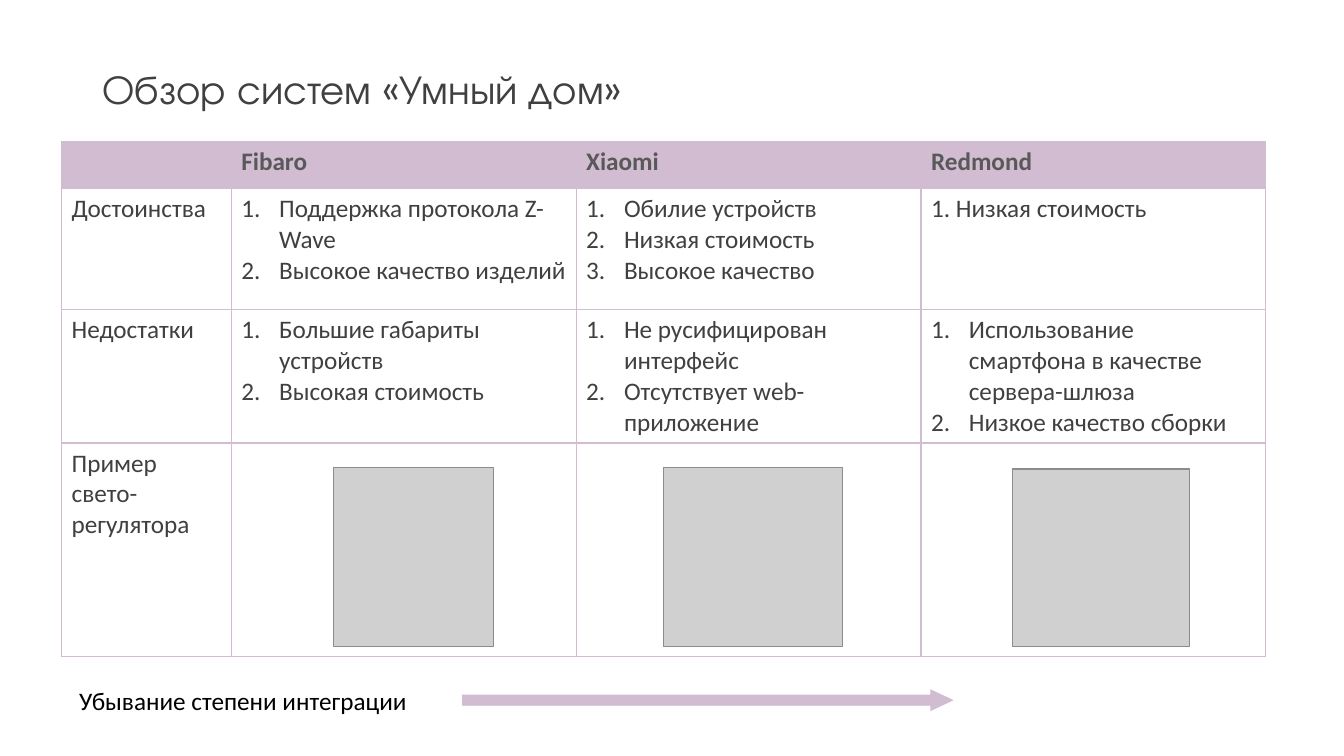
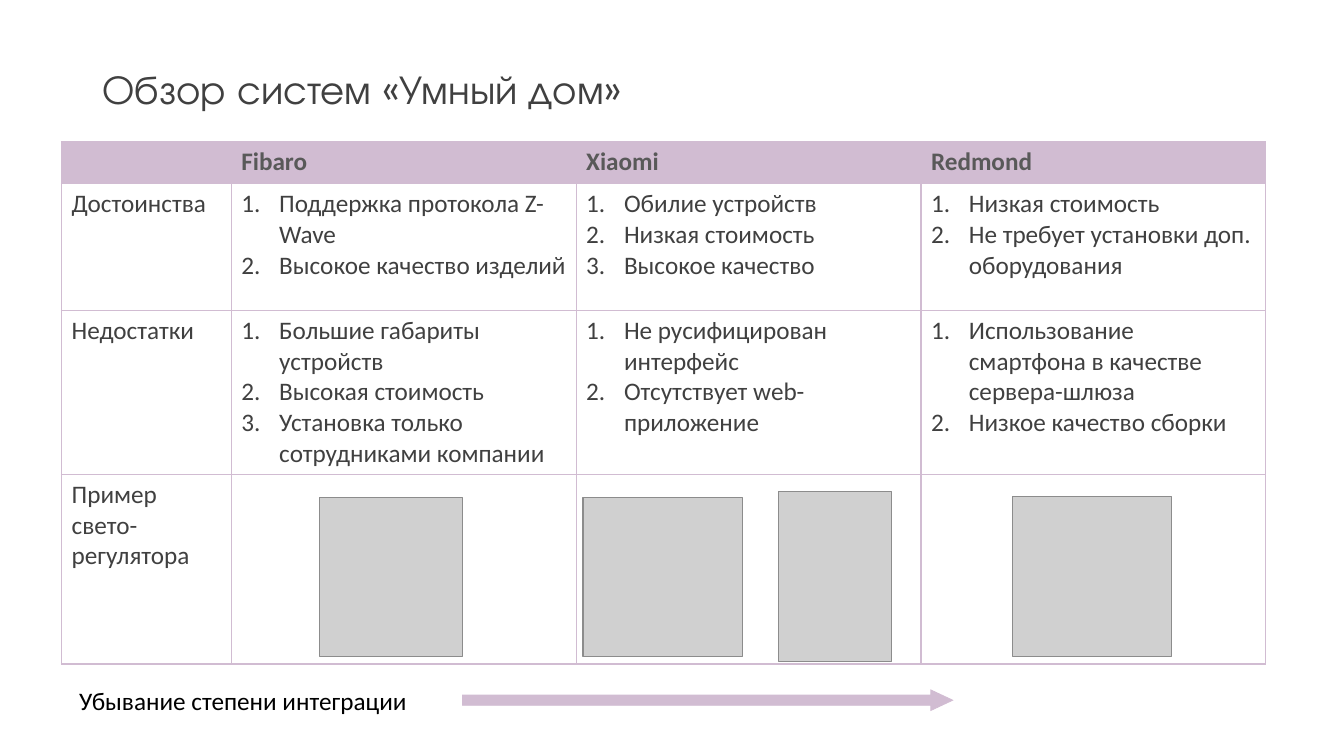
Before and after one commit to kaf3/dimmer, a slide deck: slide 4 of Презентация1.pptx. Drawn at 1344x756 pixels with LibreOffice and Linux fonts; fonts in the diff are those of the drawing; grey boxes stand for pictures. Boxes give left, top, right and bottom in pixels: in the first picture for what was removed or moved away, otherwise in the second. Text is boxed around its words. In the diff, an @@ line names an element or a change of style, - is before the commit and + after.

```diff
--- a/Презентация1.pptx
+++ b/Презентация1.pptx
@@ table at (62, 142, 1265, 666) @@
-row 2, column 4: 1. Низкая стоимость
+row 2, column 4: Низкая стоимость / Не требует установки доп. оборудования
-row 3, column 2: Большие габариты устройств / Высокая стоимость
+row 3, column 2: Большие габариты устройств / Высокая стоимость / Установка только сотрудниками компании
@@ picture: place and size @@
-picture at (334, 468, 494, 646)
+picture at (320, 497, 463, 656)
@@ picture: place and size @@
-picture at (663, 468, 842, 646)
+picture at (583, 497, 742, 656)
@@ picture added at (779, 492, 892, 661) @@
@@ picture: place and size @@
-picture at (1012, 469, 1190, 646)
+picture at (1012, 497, 1172, 656)
```
Also in this commit, not shown: 1 other slide changed, 2 other files.
